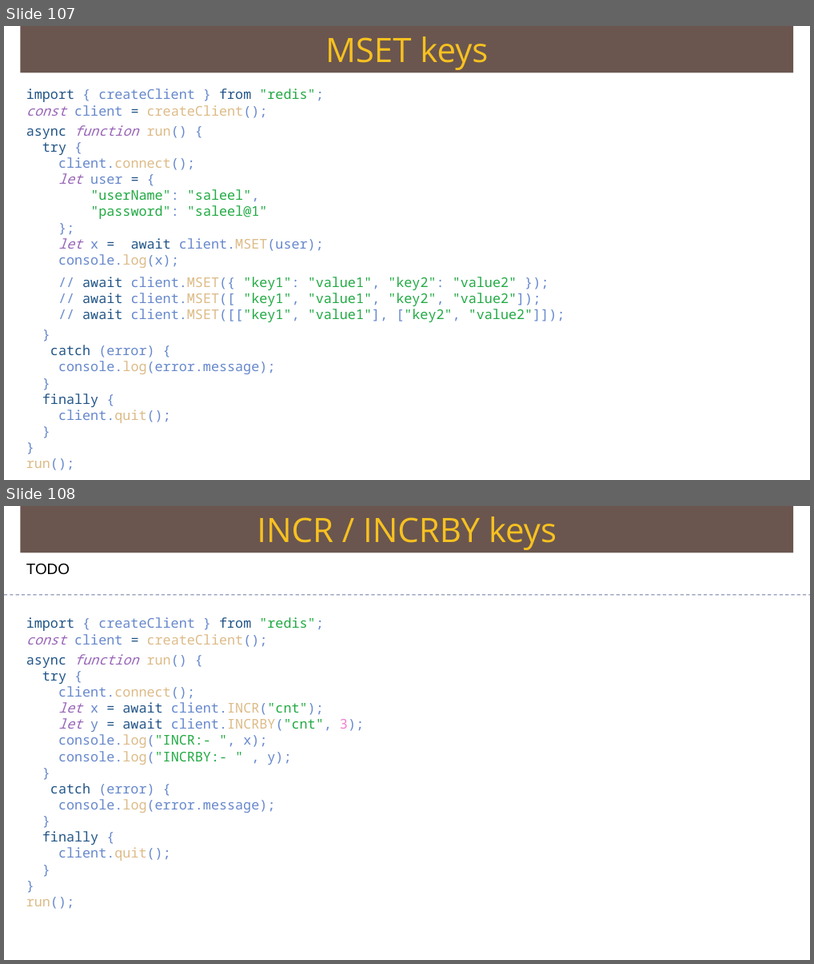
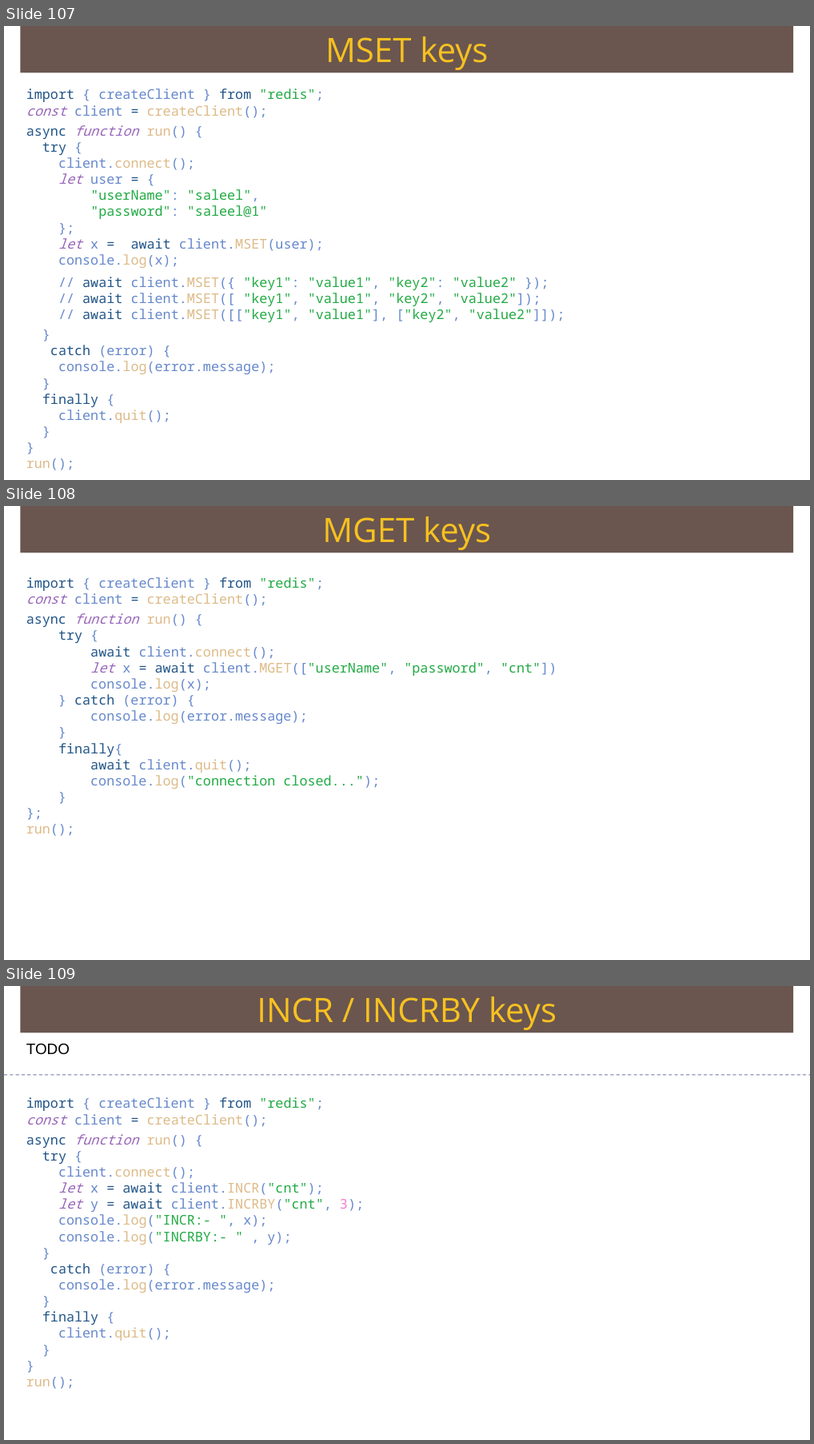
Before and after one commit to Saleel-Bagde/PPT-s, a slide deck: redis Ver2.pptx. Shown one above the other, each under a label of ours: slides 107 and 108 before the commit, slides 107, 108 and 109 after it. The pictures are 814x964 and 814x1444 pixels, drawn with LibreOffice and Linux fonts; fonts in the diff are those of the drawing. Boxes give left, top, right and bottom in pixels: in the first picture for what was removed or moved away, otherwise in the second. Text is boxed around its words. In the diff, an @@ line names an element or a change of style, - is before the commit and + after.

```diff
--- a/redis Ver2.pptx
+++ b/redis Ver2.pptx
@@ slide 108 added at bbox=[4, 506, 810, 960], background #FFFFFF @@
@@ rectangle added at bbox=[20, 506, 794, 552], fill #6A5650, 40 pt, text #F7C120 @@
+MGET keys
@@ text added at bbox=[26, 577, 557, 836], 16 pt, text #6688CC @@
+import { createClient } from "redis";
+const client = createClient();
+async function run() {
+try {
+await client.connect();
+let x = await client.MGET(["userName", "password", "cnt"])
+console.log(x);
+} catch (error) {
+console.log(error.message);
+}
+finally{
+await client.quit();
+console.log("connection closed...");
+}
+};
+run();
@@ what was slide 108 is now slide 109 @@
```
